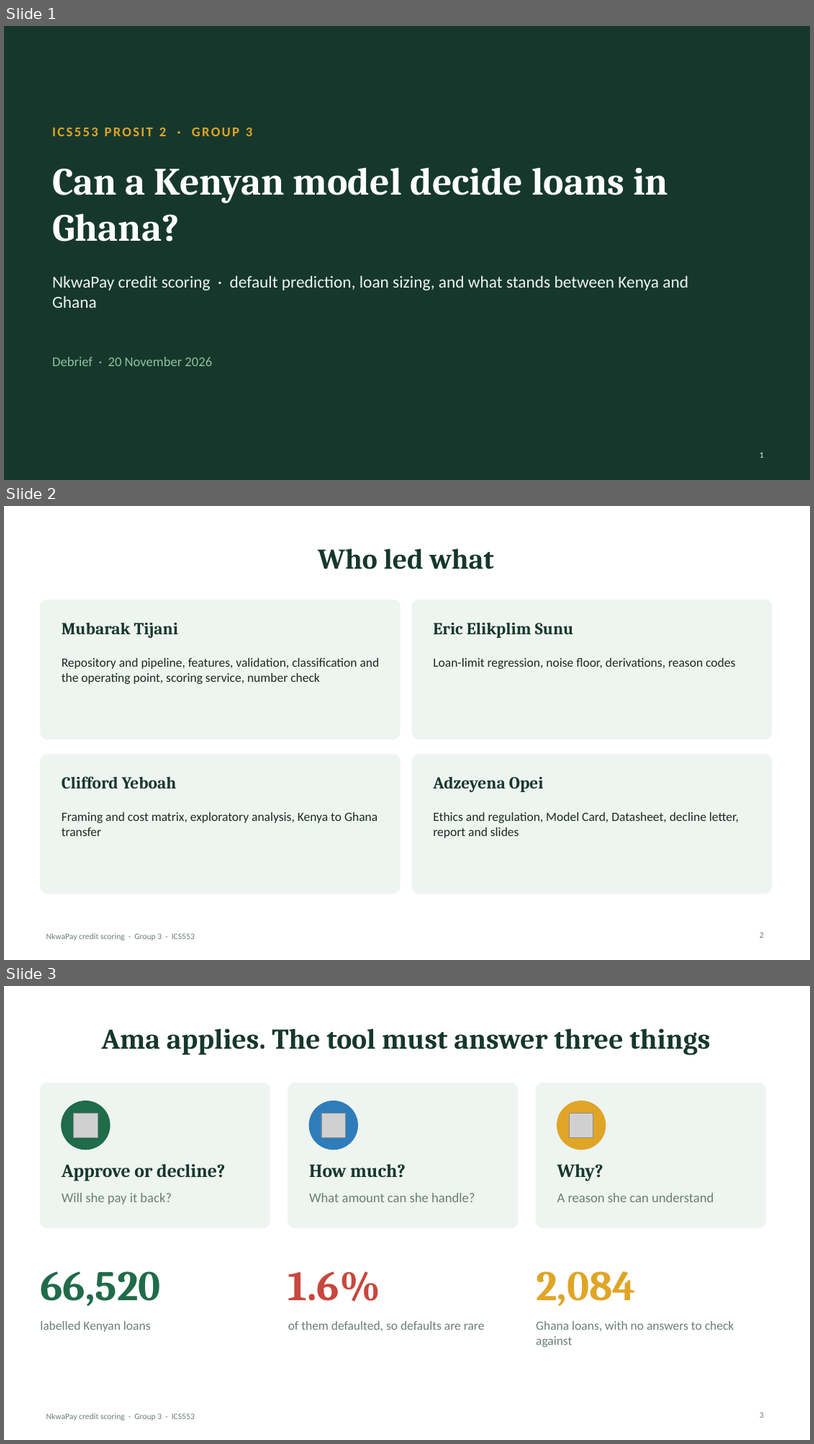
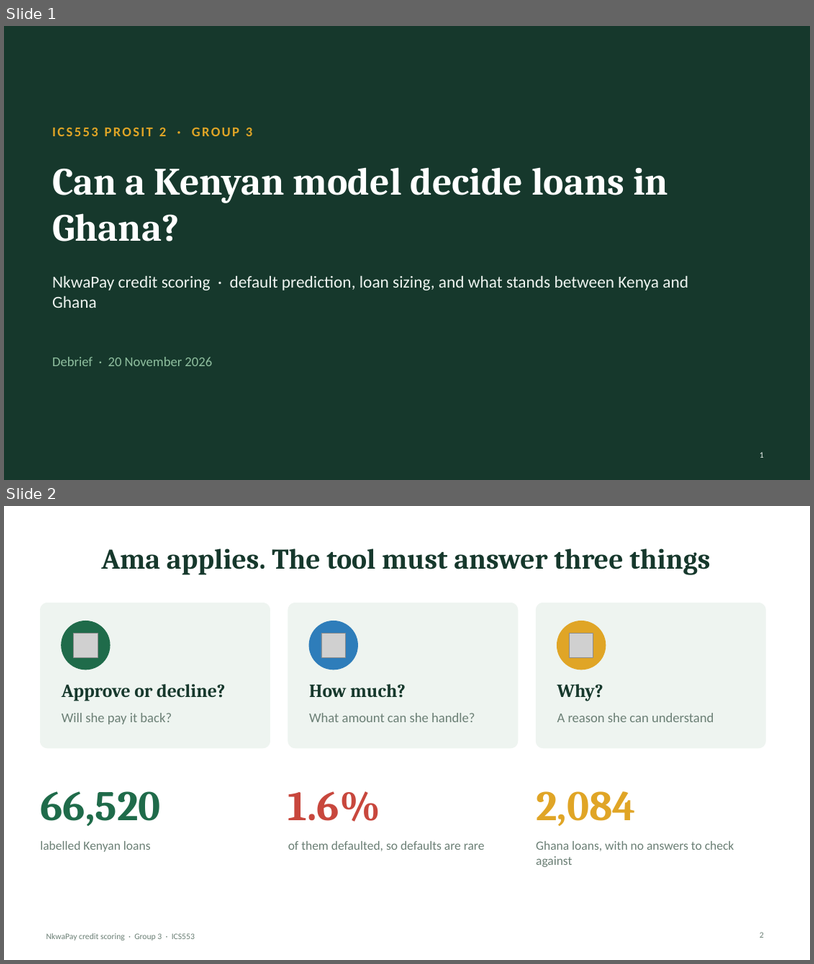
Before and after one commit to ASU-MICS-2028/mle-group-3-prosit-2, a slide deck: slides/NkwaPay_Debrief_Simple.pptx. Shown one above the other, each under a label of ours: slides 1, 2 and 3 before the commit, slides 1 and 2 after it. The pictures are 814x1444 and 814x964 pixels, drawn with LibreOffice and Linux fonts; fonts in the diff are those of the drawing; grey boxes stand for pictures. Boxes give left, top, right and bottom in pixels: in the first picture for what was removed or moved away, otherwise in the second. Text is boxed around its words. In the diff, an @@ line names an element or a change of style, - is before the commit and + after.

```diff
--- a/slides/NkwaPay_Debrief_Simple.pptx
+++ b/slides/NkwaPay_Debrief_Simple.pptx
@@ slide 2 removed at bbox=[4, 506, 810, 960], background #FFFFFF; not listed: 1 template element that a slide beside it also shows @@
@@ title removed at bbox=[318, 548, 494, 569] @@
-Who led what
@@ rounded rectangle removed at bbox=[40, 600, 400, 739] @@
@@ rounded rectangle removed at bbox=[412, 600, 772, 739] @@
@@ text removed at bbox=[62, 623, 178, 638] @@
-Mubarak Tijani
@@ text removed at bbox=[433, 622, 574, 638] @@
-Eric Elikplim Sunu
@@ text removed at bbox=[62, 658, 380, 684] @@
-Repository and pipeline, features, validation, classification and the operating point, scoring service, number check
@@ text removed at bbox=[433, 658, 736, 669] @@
-Loan-limit regression, noise floor, derivations, reason codes
@@ rounded rectangle removed at bbox=[40, 754, 400, 893] @@
@@ rounded rectangle removed at bbox=[412, 754, 772, 893] @@
@@ text removed at bbox=[62, 776, 177, 789] @@
-Clifford Yeboah
@@ text removed at bbox=[433, 777, 544, 792] @@
-Adzeyena Opei
@@ text removed at bbox=[62, 812, 378, 836] @@
-Framing and cost matrix, exploratory analysis, Kenya to Ghana transfer
@@ text removed at bbox=[433, 812, 739, 838] @@
-Ethics and regulation, Model Card, Datasheet, decline letter, report and slides
@@ page number removed at bbox=[760, 932, 764, 937] @@
-2
@@ what was slide 3 is now slide 2 @@
```
Also in this commit, not shown: 2 slides changed, 2 other files.
